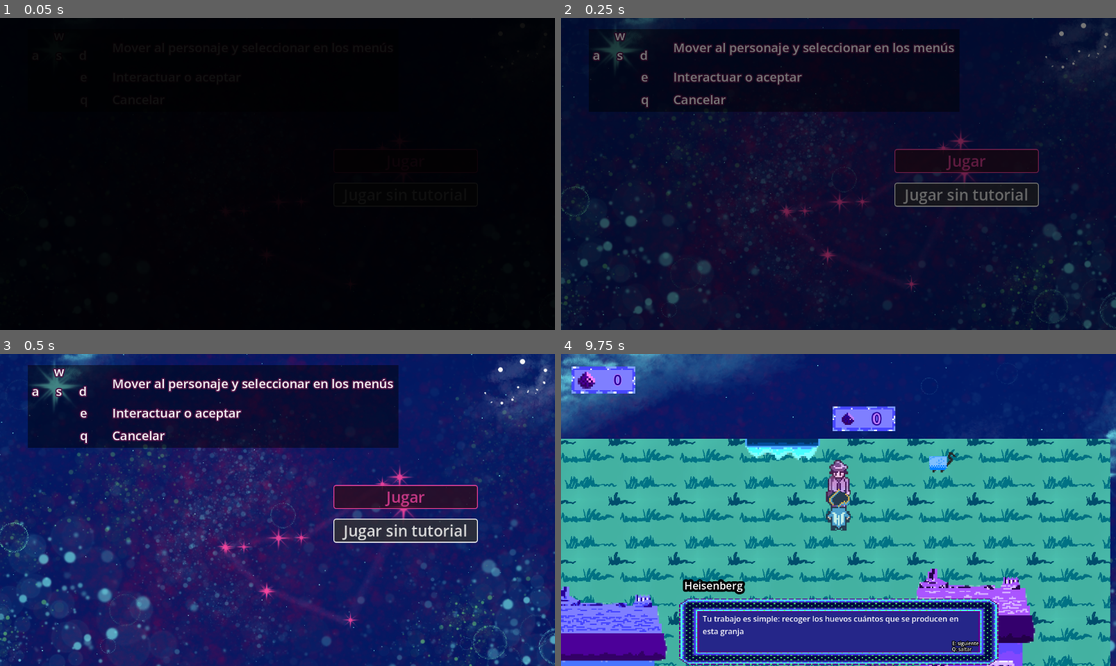
Above: before the commit, frames 1-4 (two rows, left to right).
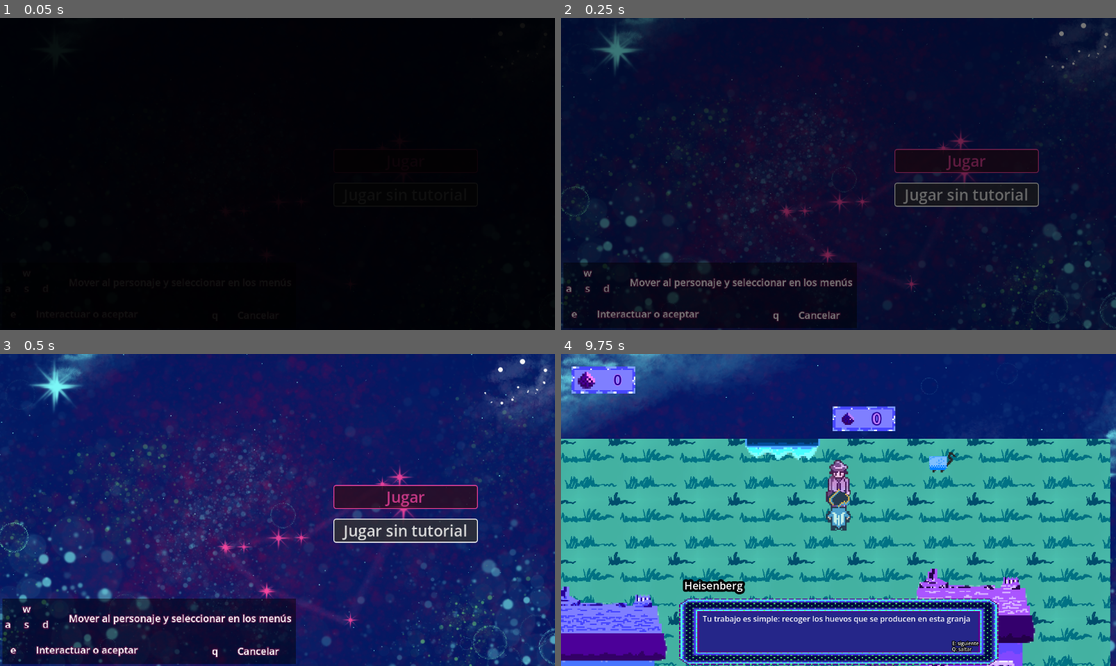
Above: after the commit, the same moments.

Repository: HectorAldao/quantic_gamejam
Game: Godot game, scene res://menus/main_menu/main_menu.tscn
Two runs of this game, one before a commit and one after it. Both use one fixed random seed, a clock stepped at 60 frames per second and the inputs below.
Inputs (mouse positions are in pixels of both pictures, inside the frame that each line leads up to):
- Up to frame 1 (0.05 s): no input
- Up to frame 2 (0.25 s): no input
- Up to frame 3 (0.5 s): no input
- Up to frame 4 (9.75 s): click "Jugar" at 0.5 s; tap Enter (ui_accept) at 1.25, 1.52, 2.27, 2.75, 3.77, 4.52, 5.27, 5.75, 6.77, 7.52, 8.27, 8.75 s; move the mouse to (960, 494) at 1.27 s; hold D (move_character_right) 1.28-2.03 s; hold E (interact) 1.28-2.03 s; move the mouse to (727, 525) at 2.02 s; hold S (move_character_down) 2.03-2.78 s; tap E (interact) every 1.5 s from 2.1 to 9.6 s; move the mouse to (894, 441) at 2.77 s; hold D (move_character_right) 2.78-3.53 s; hold E (interact) 2.78-3.53 s; move the mouse to (810, 572) at 3.52 s; hold W (move_character_up) 3.53-4.28 s; move the mouse to (1005, 556) at 4.27 s; hold E (interact) 4.28-5.03 s; hold A (move_character_left) 4.28-5.78 s; move the mouse to (672, 463) at 5.02 s; move the mouse to (866, 510) at 5.77 s; hold S (move_character_down) 5.78-6.53 s; hold E (interact) 5.78-6.53 s; move the mouse to (755, 432) at 6.52 s; hold D (move_character_right) 6.53-7.28 s; move the mouse to (960, 494) at 7.27 s; hold W (move_character_up) 7.28-8.03 s; hold E (interact) 7.28-8.03 s; move the mouse to (727, 525) at 8.02 s; hold D (move_character_right) 8.03-8.78 s; move the mouse to (894, 441) at 8.77 s; hold S (move_character_down) 8.78-9.53 s; hold E (interact) 8.78-9.53 s; move the mouse to (810, 572) at 9.52 s; hold A (move_character_left) from 9.53 s (still down)

The runs differ from the first frame. In frame 2, 5.9% of the frame differs, in the area x 0-72%, y 3-100%; in frame 3, 29%; in frame 4, 0.3%.

Commit message:
refactor: changed tutorial dialog and moved controls on main menu

Diff:
--- a/godot_proyecto/menus/main_menu/main_menu.tscn
+++ b/godot_proyecto/menus/main_menu/main_menu.tscn
@@ -30,9 +30,16 @@
 mouse_filter = 2
 
 [node name="Controles" type="Control" parent="." unique_id=1610132230]
-anchors_preset = 0
-offset_right = 40.0
-offset_bottom = 40.0
+layout_mode = 1
+anchors_preset = 2
+anchor_top = 1.0
+anchor_bottom = 1.0
+offset_left = -41.0
+offset_top = -158.0
+offset_right = -1.0
+offset_bottom = -118.0
+grow_vertical = 0
+scale = Vector2(0.791963, 0.791963)
 mouse_filter = 2
 
 [node name="ColorRect" type="ColorRect" parent="Controles" unique_id=630101526]
@@ -45,8 +52,10 @@
 
 [node name="wasd" type="Control" parent="Controles" unique_id=1559191567]
 anchors_preset = 0
-offset_right = 40.0
-offset_bottom = 40.0
+offset_left = -1.2626852
+offset_top = 12.626852
+offset_right = 38.737316
+offset_bottom = 52.626854
 
 [node name="w" type="Label" parent="Controles/wasd" unique_id=1266285435]
 layout_mode = 0
@@ -99,10 +108,10 @@
 
 [node name="confirmar" type="Control" parent="Controles" unique_id=26744737]
 anchors_preset = 0
-offset_left = 2.0
-offset_top = 45.0
-offset_right = 42.0
-offset_bottom = 85.0
+offset_left = -84.59991
+offset_top = 79.54921
+offset_right = -44.599907
+offset_bottom = 119.54921
 
 [node name="e" type="Label" parent="Controles/confirmar" unique_id=2020527013]
 layout_mode = 0
@@ -125,10 +134,10 @@
 
 [node name="cancelar" type="Control" parent="Controles" unique_id=2081987092]
 anchors_preset = 0
-offset_left = 2.0
-offset_top = 92.0
-offset_right = 42.0
-offset_bottom = 132.0
+offset_left = 443.2025
+offset_top = 83.33723
+offset_right = 483.2025
+offset_bottom = 123.33723
 
 [node name="q" type="Label" parent="Controles/cancelar" unique_id=252624828]
 layout_mode = 0
--- a/godot_proyecto/scenes/zonas/pueblo/pueblo.gd
+++ b/godot_proyecto/scenes/zonas/pueblo/pueblo.gd
@@ -17,9 +17,9 @@
 		"p ¿Depende de qué?",
 		"h De si vuelvo o no.",
 		"h Bueno... Bienvenido a la física cuántica.",
-		"h Tu trabajo es simple: recoger los huevos cuántos que se producen en esta granja",
+		"h Tu trabajo es simple: recoger los huevos que se producen en esta granja",
 		"h Si quieres obtenerlos más rápido, habla con los 'visitantes científicos'",
-		"h Pero sobre todo... No los mires demasiado fijamente.",
+		"h Pero sobre todo... No los mires fijamente.",
 		"p ¿A los científicos?",
 		"h A los huevos. Bueno, a ambos, la verdad. Pero especialmente a los huevos.",
 		"p Profesor, esto no tiene ningún...",
Not shown, changed: docs/index.html
Not shown, changed: docs/index.pck
